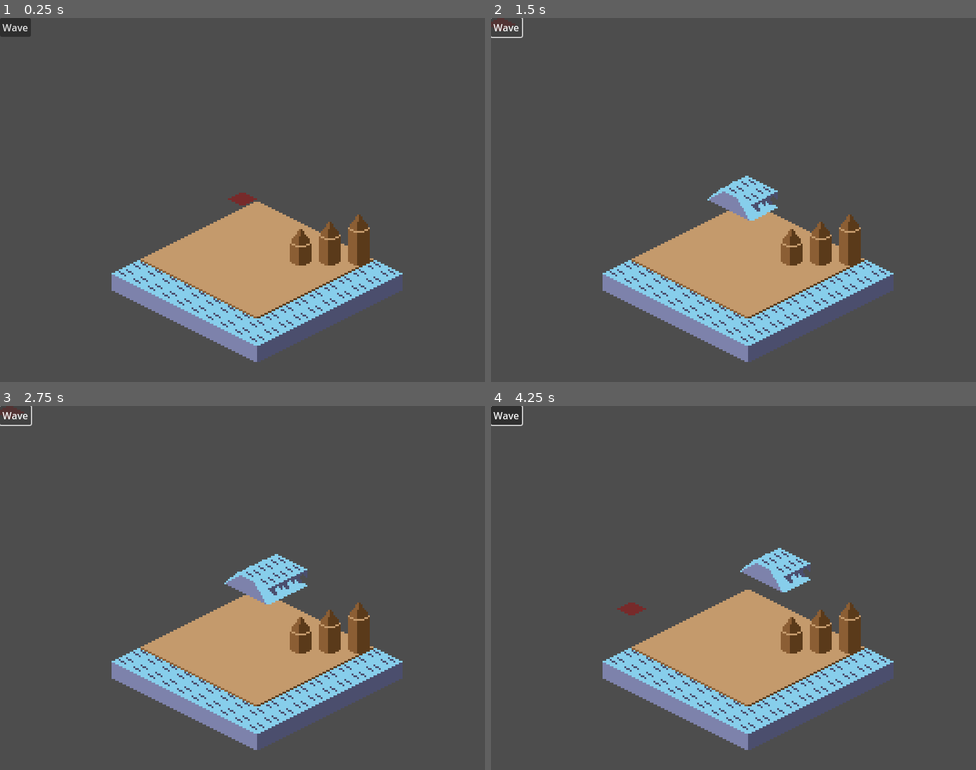
Above: before the commit, frames 1-4 (two rows, left to right).
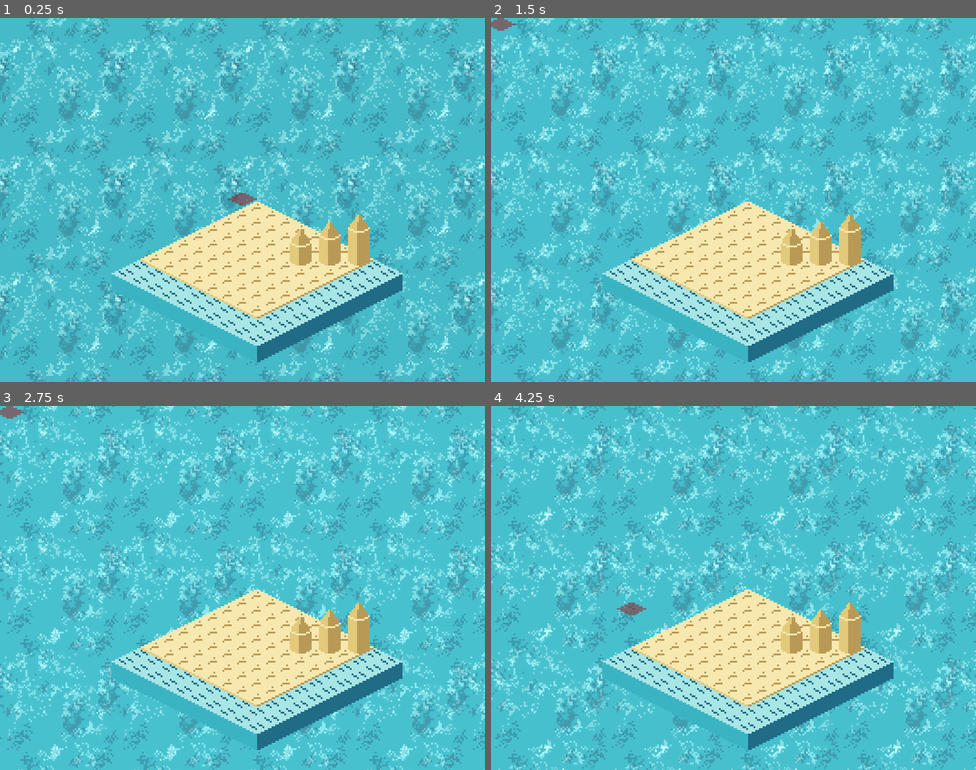
Above: after the commit, the same moments.

Repository: macmist/game-off-2025-waves
Game: Godot game, scene res://scene.tscn
Two runs of this game, one before a commit and one after it. Both use one fixed random seed, a clock stepped at 60 frames per second and the inputs below.
Inputs (mouse positions are in pixels of both pictures, inside the frame that each line leads up to):
- Up to frame 1 (0.25 s): no input
- Up to frame 2 (1.5 s): click (505, 28) at 0.5 s, where only the run before the commit has a clickable "Wave"; click (505, 28) at 1.25 s, where only the run before the commit has a clickable "Wave"
- Up to frame 3 (2.75 s): click (14, 416) at 2 s, where only the run before the commit has a clickable "Wave"
- Up to frame 4 (4.25 s): move the mouse to (840, 569) at 2.77 s; click (840, 569) at 2.92 s; move the mouse to (636, 606) at 3.52 s; click (636, 606) at 3.67 s

The runs differ from the first frame. In frame 1, 99% of the frame differs, in the area x 0-100%, y 0-100%; in frame 2, 99%; in frame 3, 99%; in frame 4, 99%.

Commit message:
feat: beginning of background

Diff:
--- a/project.godot
+++ b/project.godot
@@ -25,3 +25,4 @@
 
 renderer/rendering_method="gl_compatibility"
 renderer/rendering_method.mobile="gl_compatibility"
+environment/defaults/default_clear_color=Color(0.898039, 0.952941, 0.972549, 1)
--- a/scene.tscn
+++ b/scene.tscn
@@ -1,13 +1,33 @@
-[gd_scene load_steps=7 format=3 uid="uid://dlsuu5052jpmk"]
+[gd_scene load_steps=10 format=3 uid="uid://dlsuu5052jpmk"]
 
 [ext_resource type="PackedScene" uid="uid://fdcq877rg21j" path="res://components/waves/wave_generator.tscn" id="1_kjp7g"]
 [ext_resource type="Texture2D" uid="uid://suk08b7n40vh" path="res://isometrictiles.png" id="1_r5ucq"]
+[ext_resource type="Texture2D" uid="uid://bw528n5r785ld" path="res://water_bg.png" id="1_wg03j"]
+[ext_resource type="Shader" path="res://scroll.gdshader" id="1_yd6ae"]
 [ext_resource type="TileSet" uid="uid://c0mifsjfe3xm0" path="res://tileset.tres" id="1_yo7j3"]
 [ext_resource type="Script" path="res://floor_map.gd" id="3_g1yog"]
 [ext_resource type="Script" path="res://marker.gd" id="4_xi07p"]
 [ext_resource type="PackedScene" uid="uid://b6d2tew8sdhk7" path="res://level_generator.tscn" id="7_aiebb"]
 
+[sub_resource type="ShaderMaterial" id="ShaderMaterial_qvnkw"]
+shader = ExtResource("1_yd6ae")
+shader_parameter/scroll_speed_1 = Vector2(0.02, 0.01)
+shader_parameter/scroll_speed_2 = Vector2(-0.015, 0.025)
+shader_parameter/shimmer_strength = 0.25
+shader_parameter/tint_color = Color(1, 1, 1, 1)
+
 [node name="root" type="Node2D"]
+
+[node name="Sprite2D" type="Sprite2D" parent="."]
+z_index = -10
+y_sort_enabled = true
+texture_filter = 1
+texture_repeat = 2
+material = SubResource("ShaderMaterial_qvnkw")
+texture = ExtResource("1_wg03j")
+region_enabled = true
+region_rect = Rect2(0, -196.75, 1024, 1024)
+region_filter_clip_enabled = true
 
 [node name="WaveGenerator" parent="." instance=ExtResource("1_kjp7g")]
 
@@ -50,14 +70,6 @@
 script = ExtResource("4_xi07p")
 floor_map = NodePath("../LevelGenerator")
 
-[node name="CanvasLayer" type="CanvasLayer" parent="."]
-
-[node name="Button" type="Button" parent="CanvasLayer"]
-offset_right = 8.0
-offset_bottom = 8.0
-text = "Wave"
-
 [node name="LevelGenerator" parent="." instance=ExtResource("7_aiebb")]
 
 [connection signal="tile_clicked" from="Marker" to="WaveGenerator" method="_on_marker_tile_clicked"]
-[connection signal="pressed" from="CanvasLayer/Button" to="WaveGenerator" method="_on_button_pressed"]
--- /dev/null
+++ b/scroll.gdshader
@@ -0,0 +1,27 @@
+shader_type canvas_item;
+
+uniform vec2 scroll_speed_1 =vec2(0.025, 0.012);
+uniform vec2 scroll_speed_2 = vec2(-0.018, 0.022);
+uniform float shimmer_strength = 0.25;
+uniform vec4 tint_color : source_color = vec4(0.23, 0.71, 0.76, 1.0);
+
+void fragment() {
+    // Two UV offsets for layered movement
+    vec2 uv1 = UV + TIME * scroll_speed_1 + vec2(0.23, 0.42);
+	vec2 uv2 = UV + TIME * scroll_speed_2 + vec2(-0.37, 0.18);
+
+    // Sample the base texture twice with different offsets
+    vec4 tex1 = texture(TEXTURE, uv1);
+    vec4 tex2 = texture(TEXTURE, uv2);
+
+    // Combine with a shimmer modulation
+    float shimmer = mix(0.8, 1.2, (tex1.r + tex2.g) * 0.5);
+    vec4 color = mix(tex1, tex2, 0.5) * shimmer;
+    // Apply tint and output
+    COLOR = color * tint_color;
+
+	float pulse = 1.0 + 0.05 * sin(TIME * 0.5);
+	COLOR.rgb *= pulse;
+	COLOR.rgb = pow(COLOR.rgb, vec3(0.9));
+
+}
Binary file changed: isometrictiles.png
Binary file added: water_bg.png
Not shown, added: water_bg.png.import
Not shown, changed: .DS_Store
